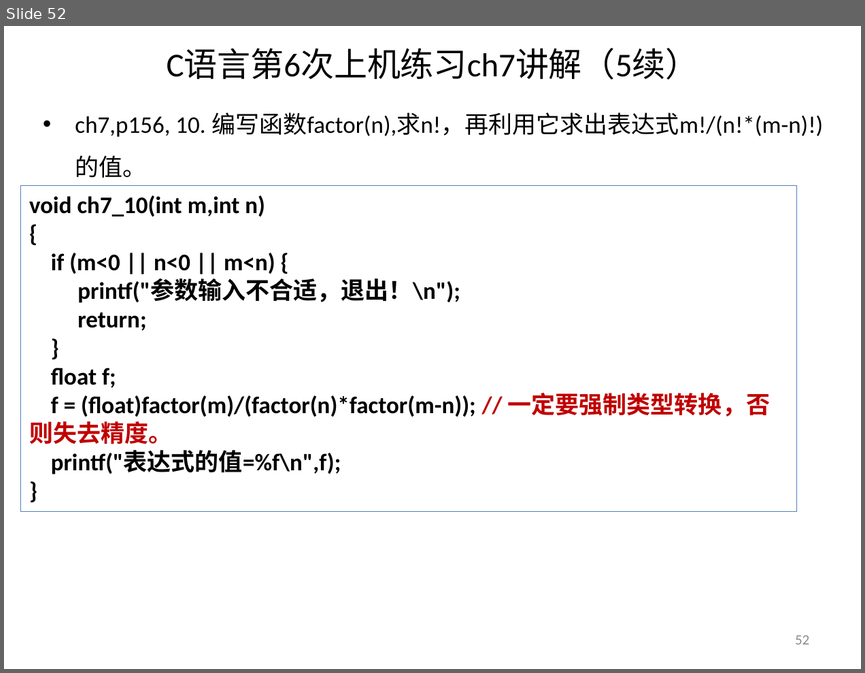
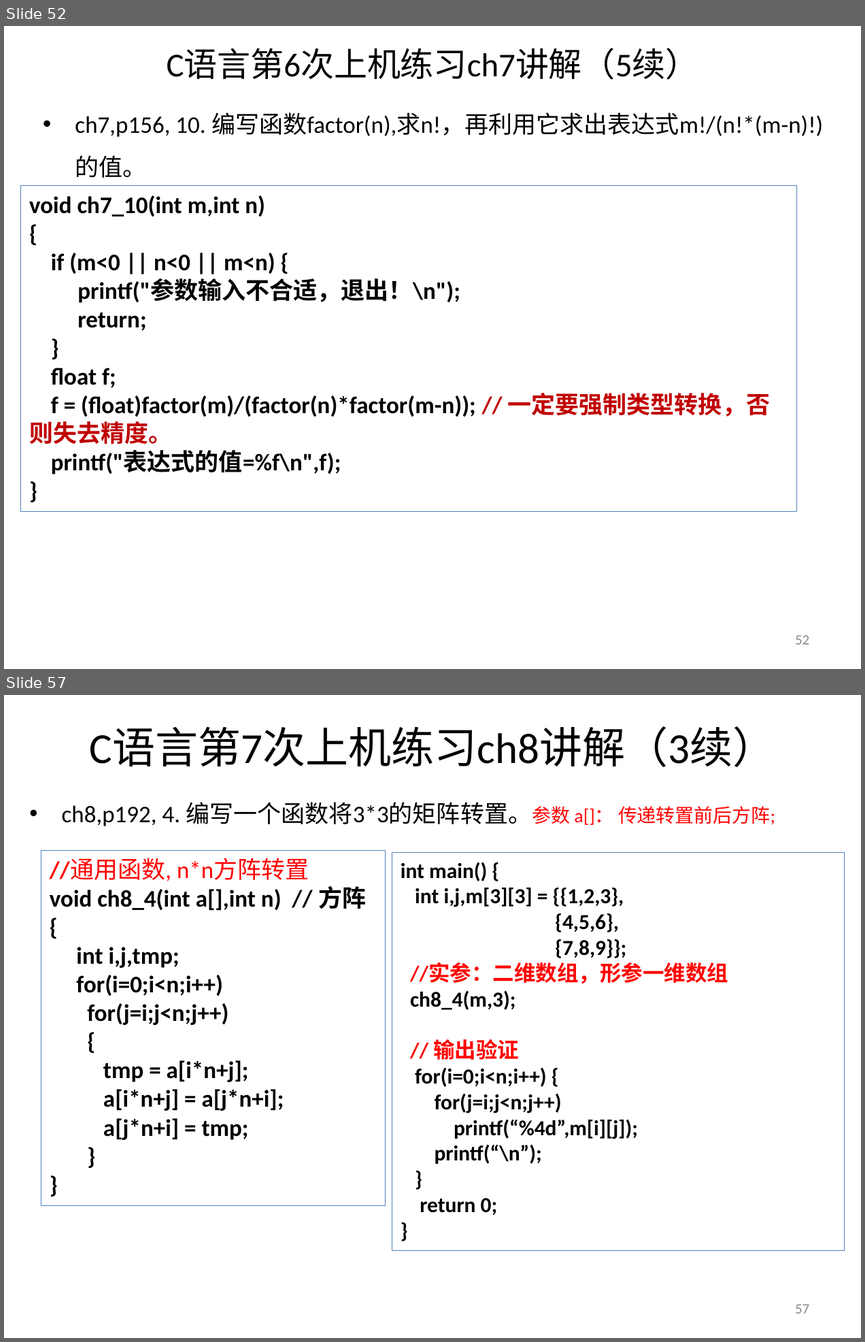
Before and after one commit to jtrfid/C-Repositories, a slide deck: 2016/上机安排.pptx. Shown one above the other, each under a label of ours: slide 52 before the commit, slides 52 and 57 after it; the slides between them are not shown. The pictures are 865x673 and 865x1342 pixels, drawn with LibreOffice and Linux fonts; fonts in the diff are those of the drawing. Boxes give left, top, right and bottom in pixels: in the first picture for what was removed or moved away, otherwise in the second. Text is boxed around its words. In the diff, an @@ line names an element or a change of style, - is before the commit and + after.

```diff
--- a/2016/上机安排.pptx
+++ b/2016/上机安排.pptx
@@ slide 57 added at [4, 695, 861, 1338], background #FFFFFF @@
@@ title added at [90, 727, 775, 767], 36 pt, text #000000 @@
+C语言第7次上机练习ch8讲解（3续）
@@ text added at [62, 802, 775, 826], 20 pt, text #000000 @@
+• ch8,p192, 4. 编写一个函数将3*3的矩阵转置。参数 a[]： 传递转置前后方阵;
@@ rectangle added at [41, 850, 385, 1205], outline #4F81BD 0.75 pt, 20 pt, text #000000, bold @@
+//通用函数, n*n方阵转置
+void ch8_4(int a[],int n) // 方阵
+{
+int i,j,tmp;
+for(i=0;i<n;i++)
+for(j=i;j<n;j++)
+{
+tmp = a[i*n+j];
+a[i*n+j] = a[j*n+i];
+a[j*n+i] = tmp;
+}
+}
@@ rectangle added at [392, 853, 844, 1250], outline #4F81BD 0.75 pt, 18 pt, text #000000, bold @@
+int main() {
+int i,j,m[3][3] = {{1,2,3},
+{4,5,6},
+{7,8,9}};
+//实参：二维数组，形参一维数组
+ch8_4(m,3);
+// 输出验证
+for(i=0;i<n;i++) {
+for(j=i;j<n;j++)
+printf(“%4d”,m[i][j]);
+printf(“\n”);
+}
+return 0;
+}
@@ page number added at [795, 1304, 809, 1313], 12 pt, text #8C8C8C @@
+57
```
Also in this commit, not shown: 5 slides changed, 5 other slides added, 4 other files.
